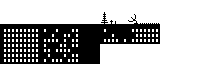
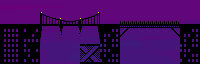
Layer changes from the first (200, 64) image to the second:
painted on "New Layer#2" over left=20, top=12, right=200, bottom=64
showed "New Layer" over left=0, top=0, right=200, bottom=64
